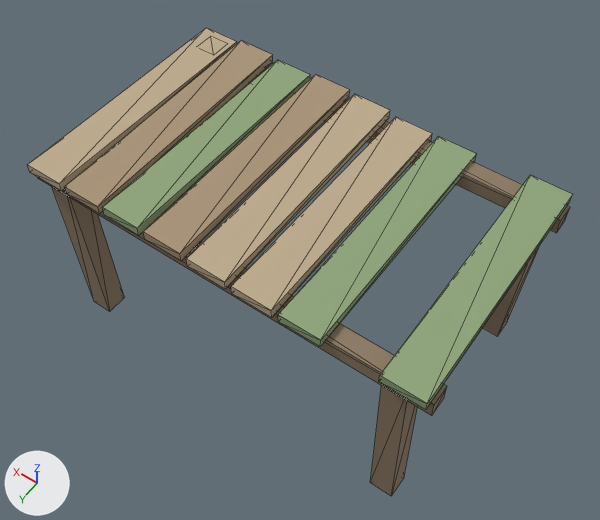
The glTF model client/models/wetland/Boardwalk_A.glb, before and after one commit.
Rendered twice from a camera (50 mm lens) standing at (-2.86, 3.94, 5.71) and looking at (-0.07, 0.04, -0.42). The axes (+X, +Y, +Z) are drawn at lower left. The lights are the same throughout. The older version comes first. Mesh edges are drawn as thin lines. Vertices at exactly the same position are counted once.

Names of what the first picture shows: 'Boardwalk_A_0', 'Boardwalk_A_1', 'Boardwalk_A_2', 'Boardwalk_A_3'.
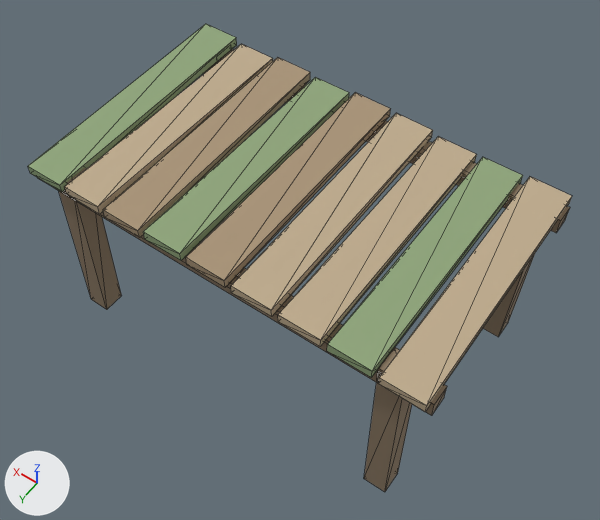
Patch to the scene script:
```diff
--- a/client/models/wetland/Boardwalk_A.glb.py
+++ b/client/models/wetland/Boardwalk_A.glb.py
@@ mat_boardwalk_a_1 @@
 mat_boardwalk_a_1 = principled_material('Boardwalk_A_1')
-mat_boardwalk_a_1.base_color = (0.278, 0.38, 0.2)  # greyish green #90a67c
+mat_boardwalk_a_1.base_color = (0.522, 0.412, 0.271)  # beige #bfac8e
 mat_boardwalk_a_1.roughness = 0.94
@@ mat_boardwalk_a_2 @@
 mat_boardwalk_a_2 = principled_material('Boardwalk_A_2')
-mat_boardwalk_a_2.base_color = (0.522, 0.412, 0.271)  # beige #bfac8e
+mat_boardwalk_a_2.base_color = (0.278, 0.38, 0.2)  # greyish green #90a67c
 mat_boardwalk_a_2.roughness = 0.94
@@ me_geometry_1 @@
 # used by ob_boardwalk_a_1; location = (0.0, 0.0, 0.0)
-me_geometry_1.from_pydata(...)  # 24 vertices, 36 faces; spans x -1.97..1.08, y -1.2..1.2, z 0.45..0.63
+me_geometry_1.from_pydata(...)  # 32 vertices, 48 faces; spans x -1.97..1.53, y -1.2..1.2, z 0.45..0.61
+# me_geometry_1 part 1: the loose piece of 8 vertices spanning x 0.7..1.08, y -1.2..1.2, z 0.48..0.63 is turned -0.9 degrees about the x axis through its middle, then moved by (-1.33, 0.0, 0.0)
+# me_geometry_1 part 2: the loose piece of 8 vertices spanning x -1.08..-0.7, y -1.2..1.2, z 0.45..0.6 is copied, and the copy is moved by (2.22, 0.0, 0.01); it spans x 1.14..1.53, y -1.2..1.2, z 0.47..0.59
+# other edits to the shape of me_geometry_1 do not show in these pictures
 me_geometry_1.materials.append(mat_boardwalk_a_1)
@@ me_geometry_2 @@
 # used by ob_boardwalk_a_2; location = (0.0, 0.0, 0.0)
-me_geometry_2.from_pydata(...)  # 24 vertices, 36 faces; spans x -0.64..1.97, y -1.2..1.2, z 0.45..0.61
+me_geometry_2.from_pydata(...)  # 24 vertices, 36 faces; spans x -1.53..1.97, y -1.2..1.2, z 0.45..0.63
+# me_geometry_2 part 3: the loose piece of 8 vertices spanning x -0.64..-0.25, y -1.2..1.2, z 0.45..0.6 is moved by (-0.89, 0.0, 0.0)
+# me_geometry_2 part 4: the loose piece of 8 vertices spanning x -0.19..0.19, y -1.2..1.2, z 0.5..0.61 is turned 0.9 degrees about the x axis through its middle, then moved by (0.44, 0.0, 0.0)
+# me_geometry_2 part 5: the loose piece of 8 vertices spanning x 1.59..1.97, y -1.2..1.2, z 0.47..0.59 is turned -1.5 degrees about the x axis through its middle, then moved by (0.0, 0.0, 0.02)
 me_geometry_2.materials.append(mat_boardwalk_a_2)
@@ me_geometry_3 @@
 # used by ob_boardwalk_a_3; location = (0.0, 0.0, 0.0)
-me_geometry_3.from_pydata(...)  # 16 vertices, 24 faces; spans x 0.25..1.53, y -1.2..1.2, z 0.51..0.63
+me_geometry_3.from_pydata(...)  # 16 vertices, 24 faces; spans x -0.19..1.08, y -1.2..1.2, z 0.51..0.63
+# me_geometry_3 part 6: the whole mesh is moved by (-0.44, 0.0, 0.0)
 me_geometry_3.materials.append(mat_boardwalk_a_3)
```

Where the change shows, as pixel boxes (x1, y1, x2, y2) in the pictures (600 x 520 px; the box of a moved part takes in the faces that stretch with it):
'Boardwalk_A_1', recoloured, reshaped (greyish green to beige, 8% wider): before (102, 60, 573, 410); after (65, 44, 572, 412)
'Boardwalk_A_2', recoloured, reshaped (22% wider, 22% taller): before (28, 28, 432, 318); after (28, 24, 523, 378)
'Boardwalk_A_3', moved: before (64, 41, 350, 261); after (103, 57, 390, 287)
part 1 of me_geometry_1, moved or reshaped: before (102, 60, 310, 235); after (231, 113, 433, 317)
part 2 of me_geometry_1, added (beige): after (65, 44, 273, 214)
part 3 of me_geometry_2, moved or reshaped: before (231, 117, 432, 318); after (327, 157, 523, 378)
part 4 of me_geometry_2, moved or reshaped: before (186, 94, 390, 289); after (143, 77, 349, 261)
part 5 of me_geometry_2, moved or reshaped: before (28, 28, 237, 191); after (28, 24, 237, 192)
